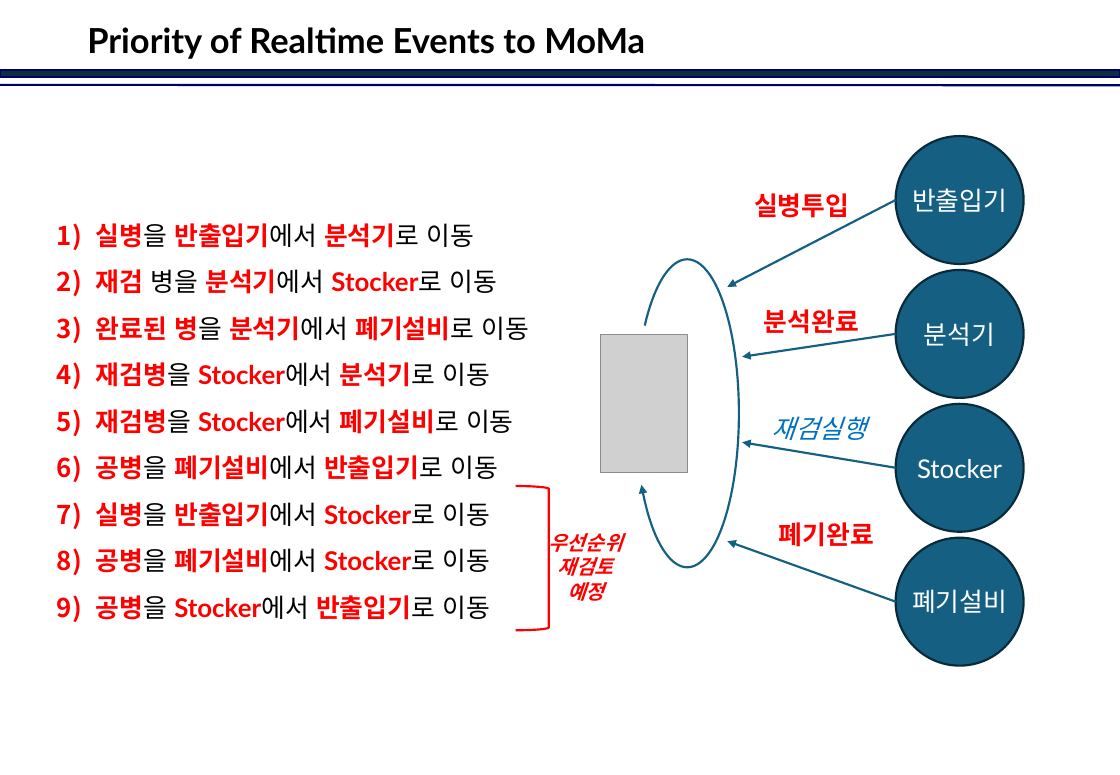
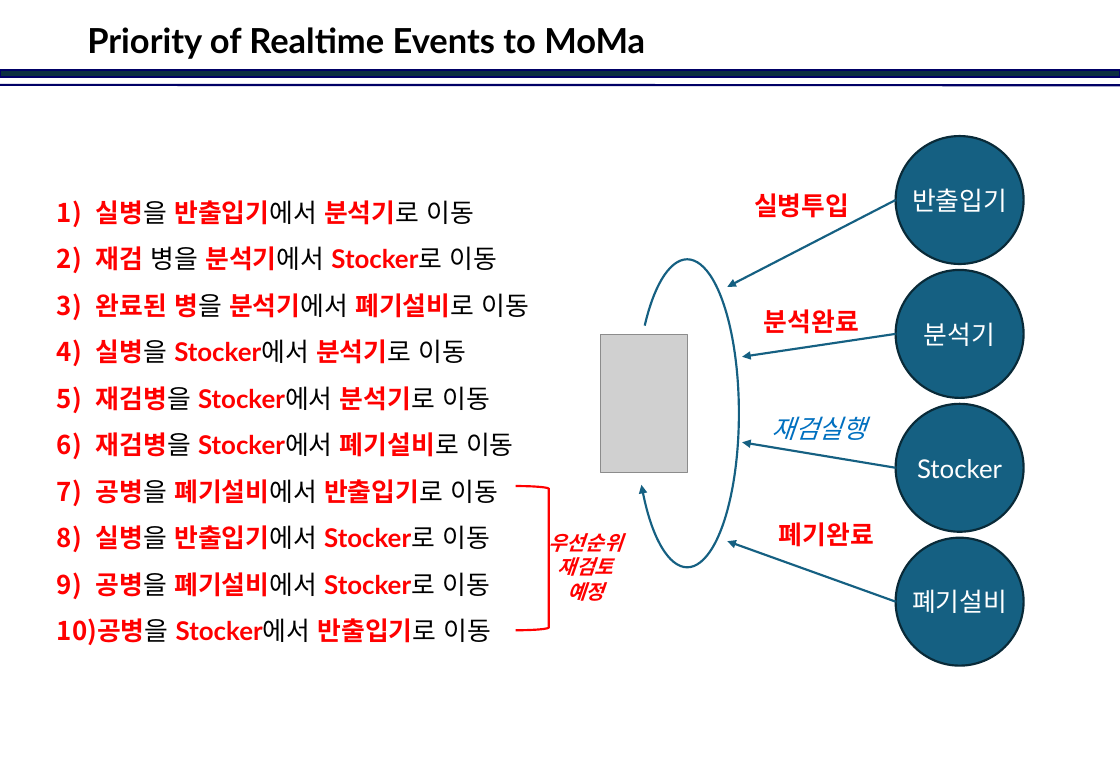
Before and after one commit to jinkabpark/SamickThk_Analysis, a slide deck: slide 5 of 허종원/Dispatcher Scenario.pptx. Drawn at 1120x775 pixels with LibreOffice and Linux fonts; fonts in the diff are those of the drawing; grey boxes stand for pictures; background and template pictures are left out. Boxes give left, top, right and bottom in pixels: in the first picture for what was removed or moved away, otherwise in the second. Text is boxed around its words. In the diff, an @@ line names an element or a change of style, - is before the commit and + after.

```diff
--- a/허종원/Dispatcher Scenario.pptx
+++ b/허종원/Dispatcher Scenario.pptx
@@ text "실병을 반출입기에서 분석기로 이동": place and size @@
-text "실병을 반출입기에서 분석기로 이동" at box(96, 223, 529, 620)
+text "실병을 반출입기에서 분석기로 이동" at box(57, 200, 529, 645)
@@ text at box(96, 339, 466, 364): paragraph added @@
+4) 실병을 Stocker에서 분석기로 이동
```
Also in this commit, not shown: 1 other file.
